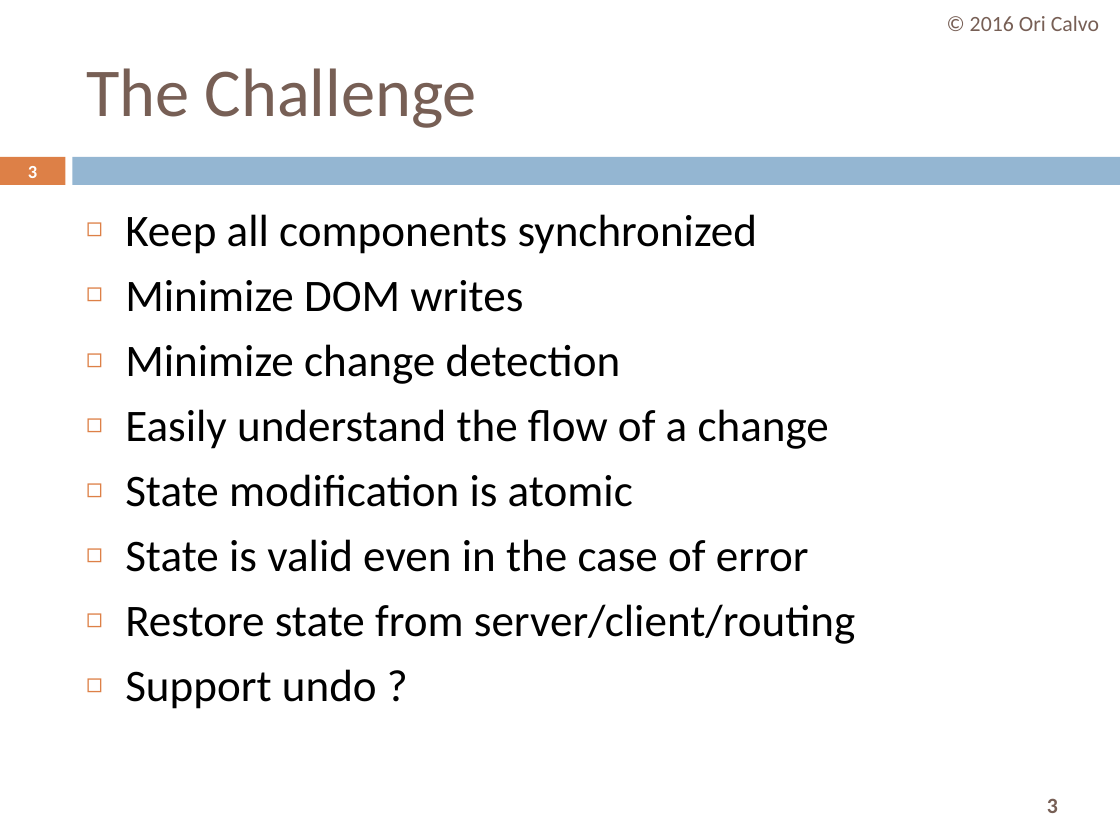
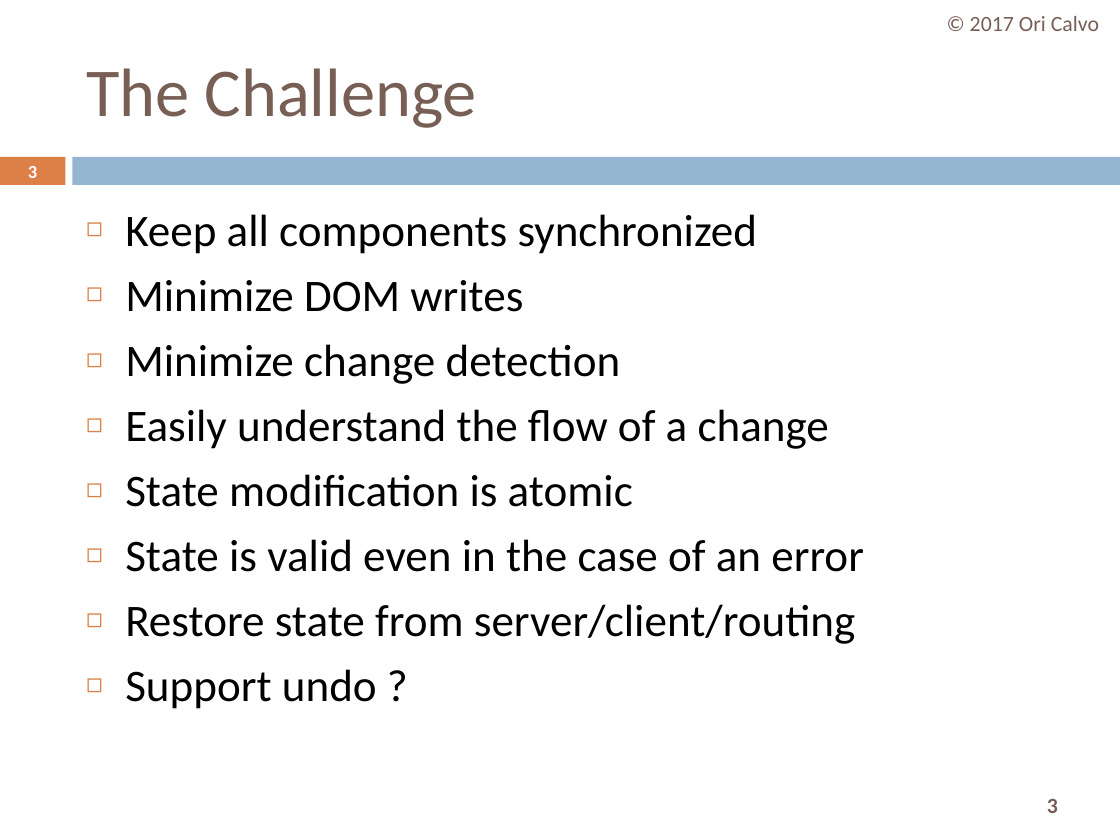
Before and after one commit to oricalvo/course-angular, a slide deck: slide 3 of PPTs/07 State Management.pptx. Drawn at 1120x840 pixels with LibreOffice and Linux fonts; fonts in the diff are those of the drawing. Boxes give left, top, right and bottom in pixels: in the first picture for what was removed or moved away, otherwise in the second. Text is boxed around its words. In the diff, an @@ line names an element or a change of style, - is before the commit and + after.

```diff
--- a/PPTs/07 State Management.pptx
+++ b/PPTs/07 State Management.pptx
@@ text at [970, 16, 1099, 31]: text changed @@
-© 2016 Ori Calvo
+© 2017 Ori Calvo
@@ text at [125, 539, 864, 572]: text changed @@
-◻ State is valid even in the case of error
+◻ State is valid even in the case of an error
```
Also in this commit, not shown: 28 other slides changed.
